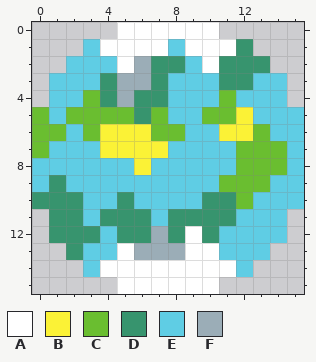
A pixel-art sprite gets an edit: Asteroids/Asteroids/images/planet.png. Above, as it was before the edit.
The file is 16x16 pixels.
Palette (. is transparent): A #ffffff  B #fbf236  C #6abe30  D #37946e  E #5fcde4  F #9badb7
Pixels before, first column x 0:
 0 .....AAAAAA.....
 1 ...EAAAAEAAAD...
 2 ..EEEAFDDEADDD..
 3 .EEEDFFDEEEDDEE.
 4 .EECDFDDEEECEEE.
 5 CECCCCDCEECCBEEE
 6 CCECBBBCCEEBBCEE
 7 CEEEBBBBEEEECCCE
 8 EEEEEEBEEEEECCCE
 9 EDEEEEEEEEECCCEE
10 DDDEEDEEEEDDCEEE
11 .DDEDDDEDDDDEEE.
12 .DDDEDDFDADEEEE.
13 ..DEEAFFFAAEEE..
14 ...EAAAAAAAAE...
15 .....AAAAAA.....
Now the later version:
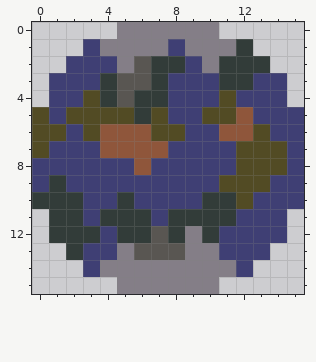
From old to new:
{"colour":"A","old":"#ffffff","new":"#847e87"}
{"colour":"B","old":"#fbf236","new":"#8f563b"}
{"colour":"C","old":"#6abe30","new":"#524b24"}
{"colour":"D","old":"#37946e","new":"#323c39"}
{"colour":"E","old":"#5fcde4","new":"#3f3f74"}
{"colour":"F","old":"#9badb7","new":"#595652"}
{"label":"changed","picture_box":[32,22,304,294]}
